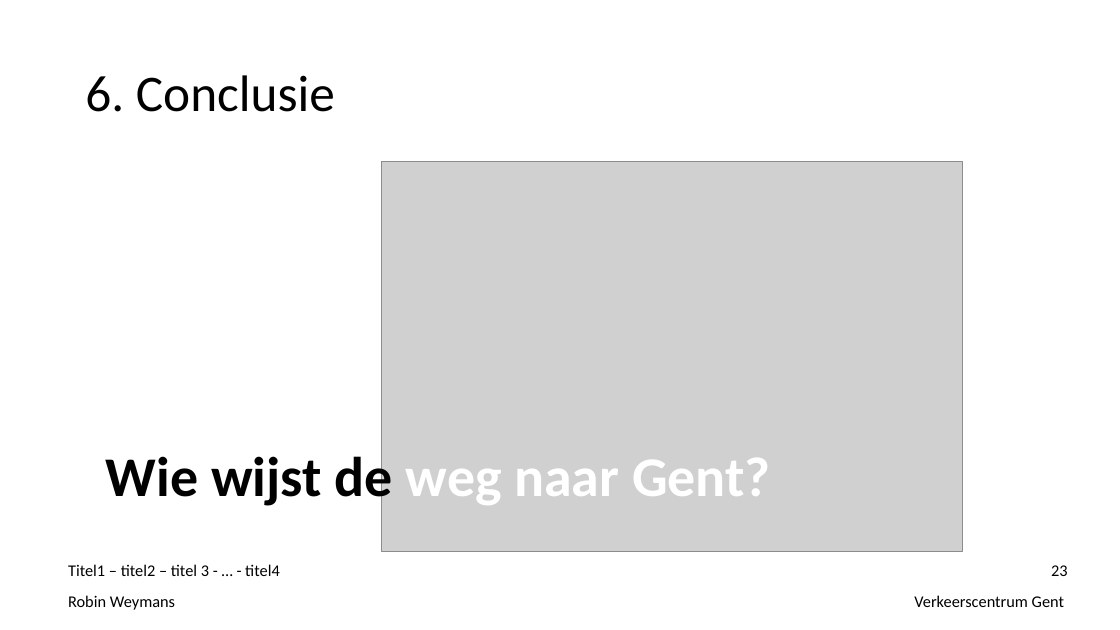
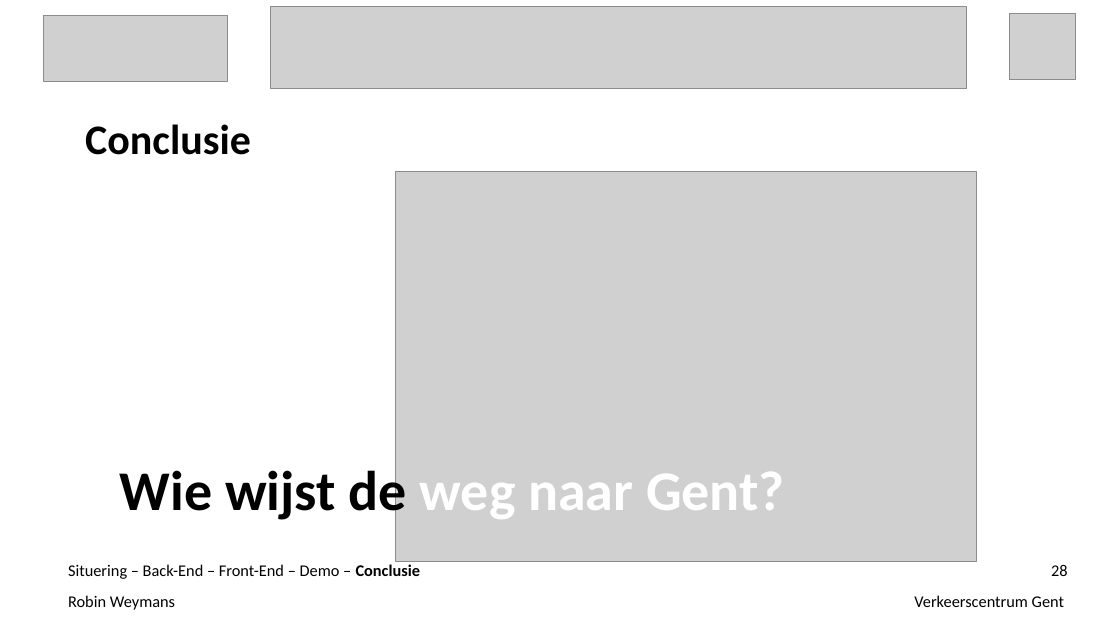
Before and after one commit to ghentlivinglab/Traffic-Travel-Time-Analyzer-1, a slide deck: slide 28 of Einddocumentatie/Presentatie.ppt (slide 23 before the commit). Drawn at 1120x630 pixels with LibreOffice and Linux fonts; fonts in the diff are those of the drawing; grey boxes stand for pictures. Boxes give left, top, right and bottom in pixels: in the first picture for what was removed or moved away, otherwise in the second. Text is boxed around its words. In the diff, an @@ line names an element or a change of style, - is before the commit and + after.

```diff
--- a/Einddocumentatie/Presentatie.ppt
+++ b/Einddocumentatie/Presentatie.ppt
@@ picture added at [44, 16, 227, 82] @@
@@ picture added at [271, 6, 966, 88] @@
@@ picture added at [1009, 13, 1076, 80] @@
@@ title removed at [85, 75, 335, 112] @@
-6. Conclusie
@@ text added at [85, 124, 251, 155], 36 pt, text #000000, bold @@
+Conclusie
@@ picture: place and size @@
-picture at [381, 162, 962, 552]
+picture at [395, 171, 976, 561]
@@ text "Wie wijst de weg naar ...": place and size @@
-text "Wie wijst de weg naar ..." at [106, 450, 771, 510]
+text "Wie wijst de weg naar ..." at [120, 464, 785, 524]
@@ text at [68, 564, 421, 579]: text changed @@
-Titel1 – titel2 – titel 3 - … - titel4
+Situering – Back-End – Front-End – Demo – Conclusie
@@ page number at [1051, 565, 1068, 576]: text changed @@
-23
+28
```
Also in this commit, not shown: 20 other slides changed, 6 slides added, 1 slide removed, 1 other file.
